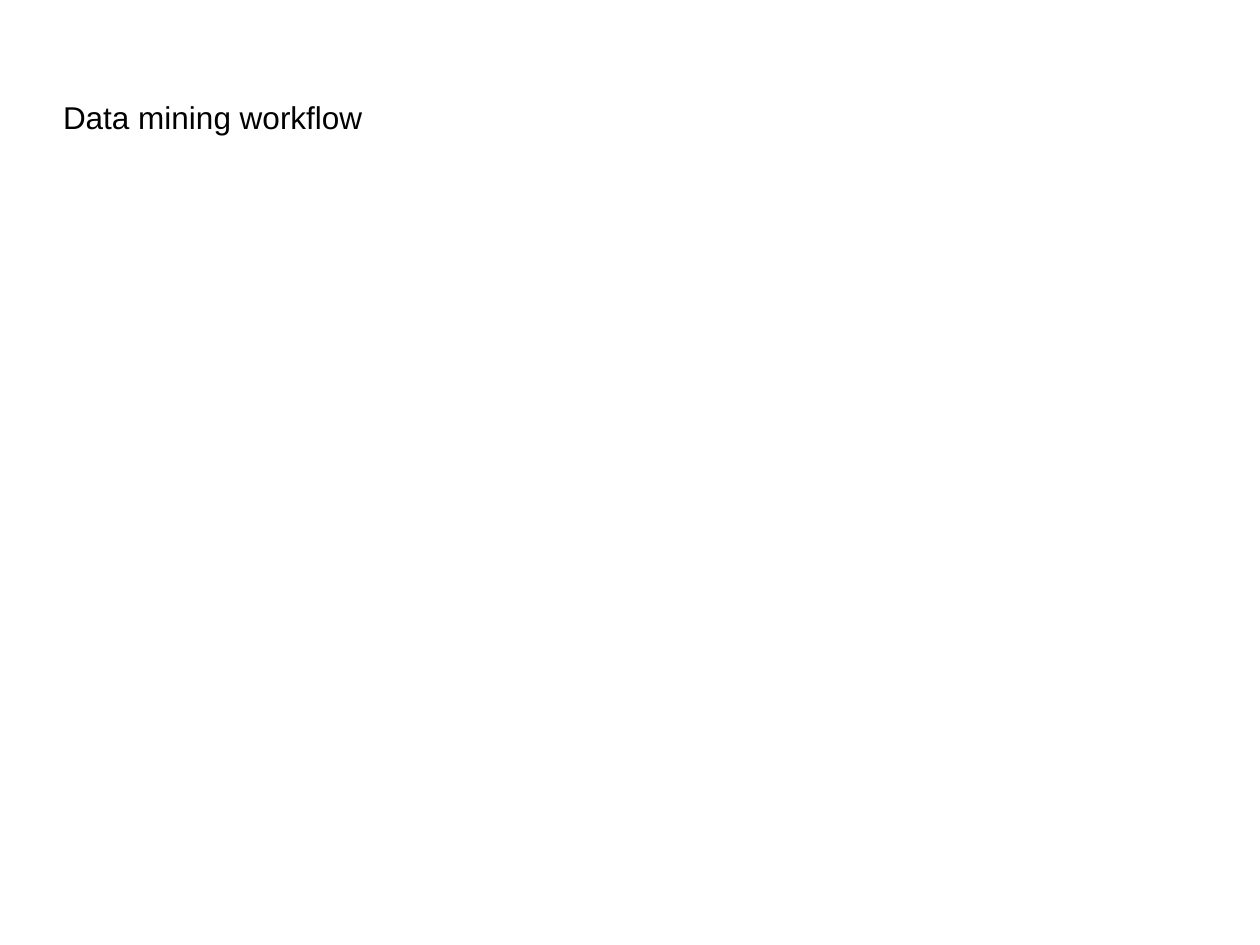
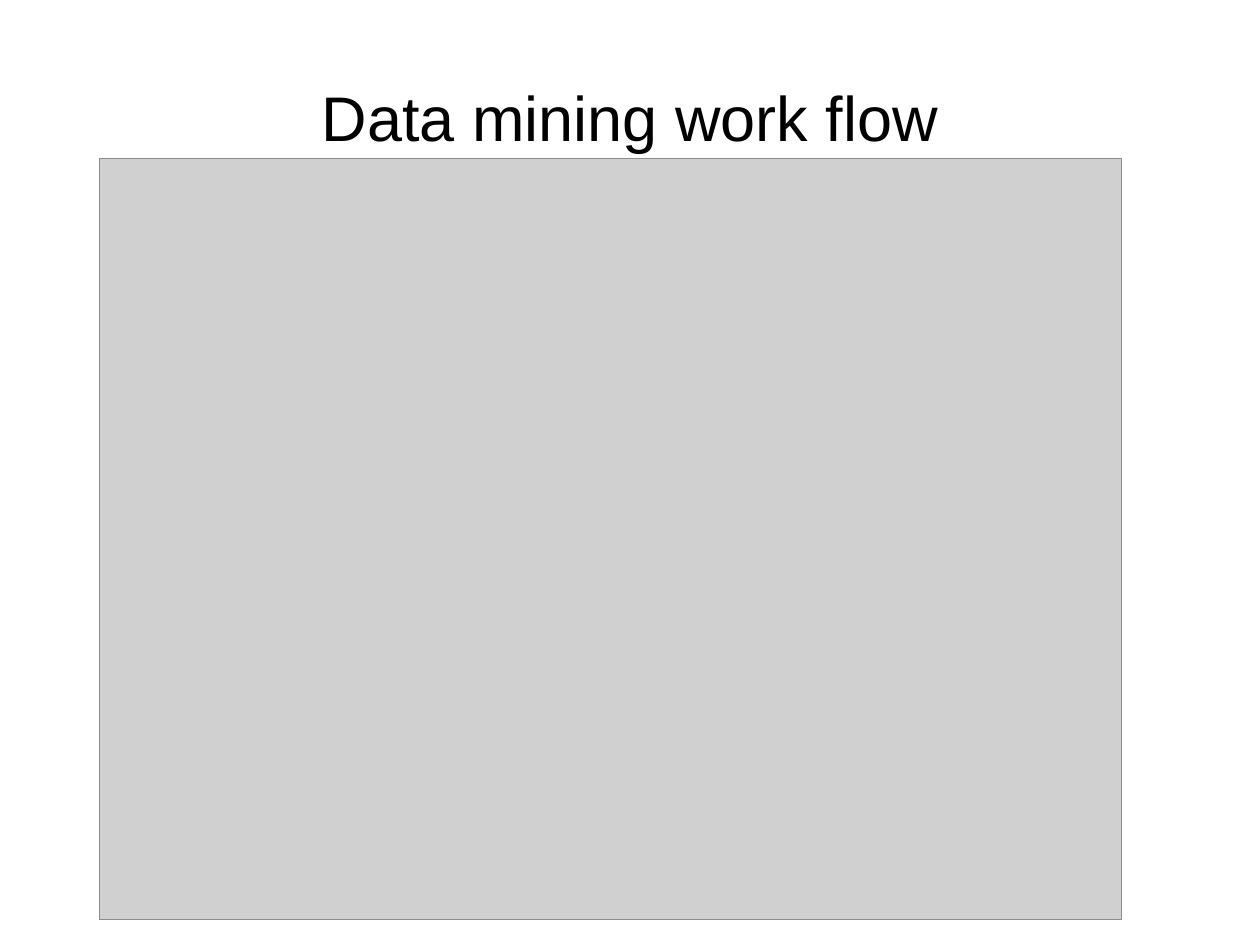
Before and after one commit to oplatek/dwdm, a slide deck: slide 21 of presentation/dwdm_op.pptx (slide 18 before the commit). Drawn at 1260x945 pixels with LibreOffice and Linux fonts; fonts in the diff are those of the drawing; grey boxes stand for pictures. Boxes give left, top, right and bottom in pixels: in the first picture for what was removed or moved away, otherwise in the second. Text is boxed around its words. In the diff, an @@ line names an element or a change of style, - is before the commit and + after.

```diff
--- a/presentation/dwdm_op.pptx
+++ b/presentation/dwdm_op.pptx
@@ text at (322,95,938,153): text changed; size 18 to 36 pt @@
-Data mining workflow
+Data mining work flow
@@ picture added at (100,159,1121,920) @@
```
Also in this commit, not shown: 4 other slides changed, 6 slides added, 1 slide removed, 10 other files.
